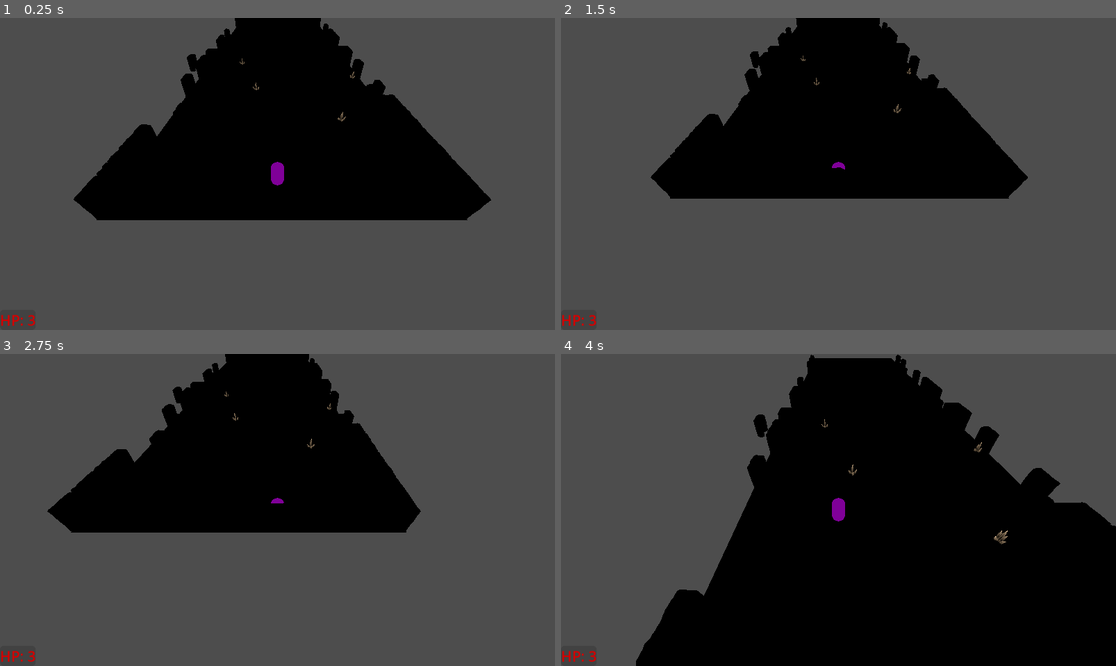
Above: before the commit, frames 1-4 (two rows, left to right).
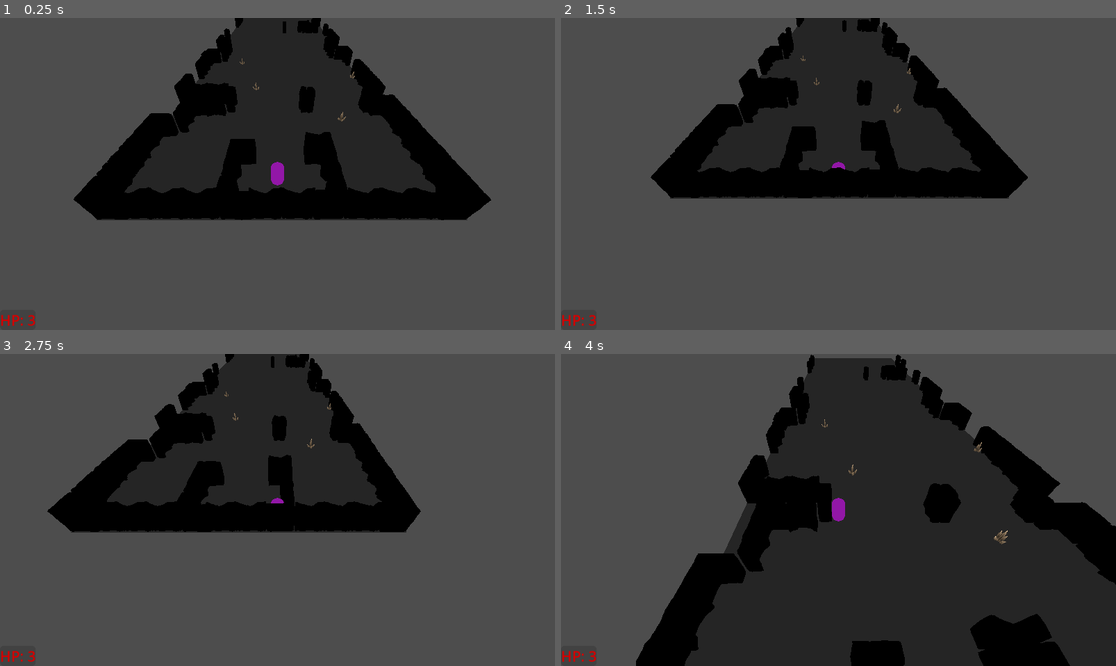
Above: after the commit, the same moments.

Repository: Jasp137/250405_MGJ_Shadowmancer
Game: Godot game, scene res://Scenes/LevelNew.tscn
Same seed, same stepped clock (60 frames per second), same inputs: the game is played once before the commit and once after it. Before the commit the project has no main scene; this scene is started directly in both runs.
Inputs:
- Up to frame 1 (0.25 s): no input
- Up to frame 2 (1.5 s): tap Enter at 0.5 s; hold D (character_right) 0.53-1.28 s; tap R (restart) at 1.25 s; hold S (character_down) from 1.28 s (still down)
- Up to frame 3 (2.75 s): release S (character_down) at 2.03 s; hold D (character_right) from 2.03 s (still down)
- Up to frame 4 (4 s): tap R (restart) at 2.75 s; release D (character_right) at 2.78 s; hold W (character_up) 2.78-3.53 s; hold A (character_left) from 3.53 s (still down)

The runs differ from the first frame. In frame 1, 16% of the frame differs, in the area x 17-85%, y 0-65%; in frame 2, 13%; in frame 3, 13%; in frame 4, 44%, in the area x 20-100%, y 1-100%.

Commit message:
LevelNew, Light

Diff:
--- a/shadowbound_mini-jam/Scenes/LevelNew.tscn
+++ b/shadowbound_mini-jam/Scenes/LevelNew.tscn
@@ -9,6 +9,9 @@
 
 [sub_resource type="PlaneMesh" id="PlaneMesh_fuudy"]
 
+[sub_resource type="Environment" id="Environment_up1v1"]
+ambient_light_color = Color(0.823482, 0.982853, 1, 0.152941)
+
 [node name="Level" type="Node3D"]
 
 [node name="Plane" type="Node3D" parent="."]
@@ -153,11 +156,20 @@
 [node name="RockOuterCorner6" parent="WallLeft" instance=ExtResource("1_e0l7r")]
 transform = Transform3D(1.19249e-08, 0, -1, 0, 1, 0, 1, 0, 1.19249e-08, -11, 0, -24)
 
+[node name="Rock23" parent="WallLeft" instance=ExtResource("4_up1v1")]
+transform = Transform3D(-1, 2.57927e-12, -8.74206e-08, 5.13722e-12, 1, 0, 8.74279e-08, 0, -1, -11.9991, 0.00113775, -22.0895)
+
+[node name="Rock24" parent="WallLeft" instance=ExtResource("2_up1v1")]
+transform = Transform3D(1, 2.57927e-12, 0, 7.2955e-12, 1, 0, -7.27596e-12, 0, 1, -10.9982, 0.0022755, -20)
+
+[node name="Rock25" parent="WallLeft" instance=ExtResource("4_up1v1")]
+transform = Transform3D(-1, 2.57927e-12, -8.74206e-08, 5.13722e-12, 1, 0, 8.74352e-08, 0, -1, -11.9986, 0.00170663, -18.0895)
+
 [node name="WallRight" type="Node3D" parent="."]
 transform = Transform3D(-1, 0, -8.74228e-08, 0, 1, 0, 8.74228e-08, 0, -1, 0, 0, -10)
 
 [node name="Rock1" parent="WallRight" instance=ExtResource("2_up1v1")]
-transform = Transform3D(1, 0, 0, 0, 1, 0, 0, 0, 1, -14.2042, -0.813939, 0.281656)
+transform = Transform3D(1, 0, 0, 0, 1, 0, 0, 0, 1, -11.1188, 0.127062, 2.13915)
 
 [node name="Rock3" parent="WallRight" instance=ExtResource("2_up1v1")]
 transform = Transform3D(1, 0, 0, 0, 1, 0, 0, 0, 1, -11, 0, 4)
@@ -219,6 +231,15 @@
 [node name="Rock23" parent="WallRight" instance=ExtResource("4_up1v1")]
 transform = Transform3D(-1, 0, -8.74228e-08, 0, 1, 0, 8.74228e-08, 0, -1, -12, 0, 27.9105)
 
+[node name="RockOuterCorner5" parent="WallRight" instance=ExtResource("1_e0l7r")]
+transform = Transform3D(1.19249e-08, 0, -1, 0, 1, 0, 1, 0, 1.19249e-08, -11, 0, 22)
+
+[node name="RockOuterCorner6" parent="WallRight" instance=ExtResource("1_e0l7r")]
+transform = Transform3D(1.19249e-08, 0, -1, 0, 1, 0, 1, 0, 1.19249e-08, -9, 0, 18)
+
+[node name="RockOuterCorner7" parent="WallRight" instance=ExtResource("1_e0l7r")]
+transform = Transform3D(1, 0, 0, 0, 1, 0, 0, 0, 1, -11, 0, 14)
+
 [node name="WallMiddle" type="Node3D" parent="."]
 
 [node name="Rock22" parent="WallMiddle" instance=ExtResource("4_up1v1")]
@@ -252,3 +273,6 @@
 transform = Transform3D(1, 0, 0, 0, 1, 0, 0, 0, 1, -10.9508, 0, -16.3437)
 always_on = false
 range = 5.0
+
+[node name="WorldEnvironment" type="WorldEnvironment" parent="."]
+environment = SubResource("Environment_up1v1")
--- a/shadowbound_mini-jam/project.godot
+++ b/shadowbound_mini-jam/project.godot
@@ -11,6 +11,7 @@
 [application]
 
 config/name="Shadowbound_Mini Jam"
+run/main_scene="uid://cdgb7baf7tn53"
 config/features=PackedStringArray("4.4", "Forward Plus")
 config/icon="res://icon.svg"
 
Not shown: 1 places in shadowbound_mini-jam/Scenes/LevelNew.tscn that only renumber resources
